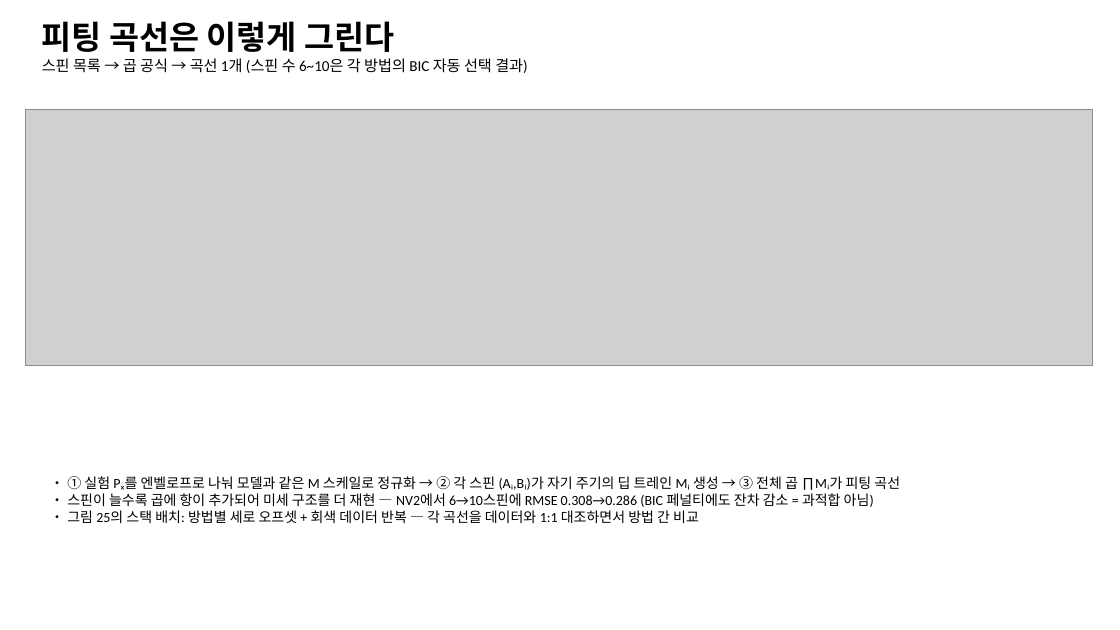
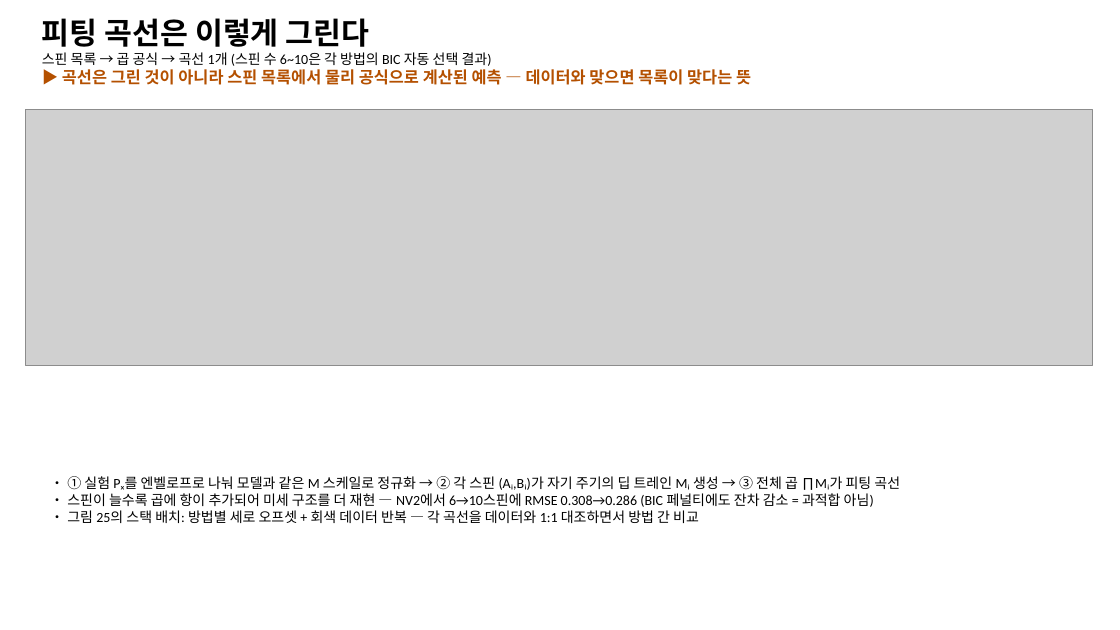
Before and after one commit to woodoleexdots/dl_cdetect, a slide deck: slide 7 of results/NV_C13_hybrid_slides.pptx (slide 6 before the commit). Drawn at 1120x630 pixels with LibreOffice and Linux fonts; fonts in the diff are those of the drawing; grey boxes stand for pictures. Boxes give left, top, right and bottom in pixels: in the first picture for what was removed or moved away, otherwise in the second. Text is boxed around its words. In the diff, an @@ line names an element or a change of style, - is before the commit and + after.

```diff
--- a/results/NV_C13_hybrid_slides.pptx
+++ b/results/NV_C13_hybrid_slides.pptx
@@ text at <box>42,18,492,66</box>: size 28 to 26 pt in "피팅 곡선은 이렇게 그린다"; size 13 to 12 pt in "스핀 목록 → 곱 공식 → 곡선 ..." @@
@@ text at <box>62,69,751,85</box>: paragraph added @@
+▶ 곡선은 그린 것이 아니라 스핀 목록에서 물리 공식으로 계산된 예측 — 데이터와 맞으면 목록이 맞다는 뜻
```
Also in this commit, not shown: 9 other slides changed, 1 slide added, 5 other files.
